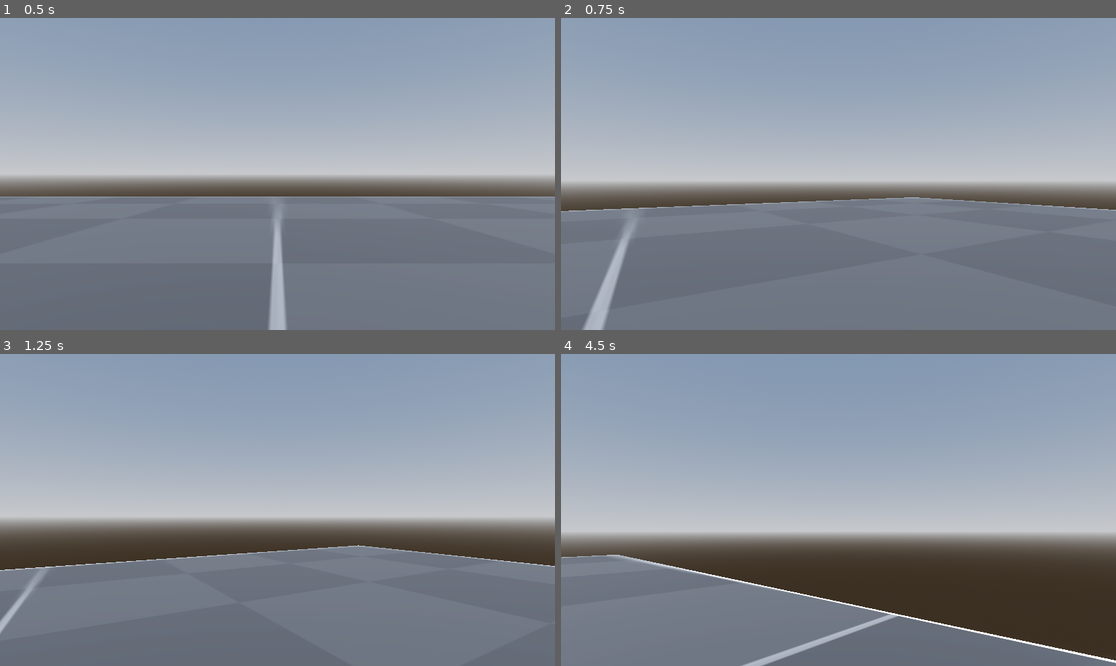
Above: before the commit, frames 1-4 (two rows, left to right).
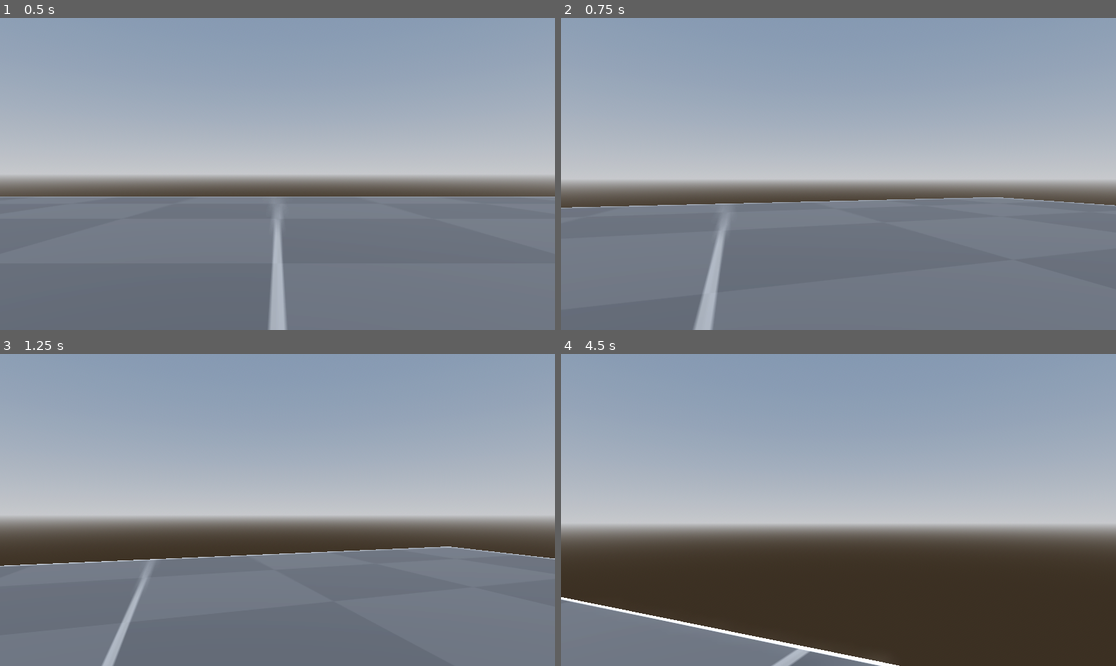
Above: after the commit, the same moments.

Repository: PurplePerpule/IndieHubJam
Game: Godot game, scene res://level/test.tscn
Same seed, same stepped clock (60 frames per second), same inputs: the game is played once before the commit and once after it. The project has no main scene, so this scene is started directly.
Inputs (mouse positions are in pixels of both pictures, inside the frame that each line leads up to):
- Up to frame 1 (0.5 s): no input
- Up to frame 2 (0.75 s): move the mouse to (866, 174) at 0.52 s; hold W (move_forward) from 0.53 s (still down); tap E (interact, bound only after the commit) at 0.6 s
- Up to frame 3 (1.25 s): keep holding W (move_forward); tap Space (jump) at 0.77 s
- Up to frame 4 (4.5 s): keep holding W (move_forward); move the mouse to (810, 510) at 1.27 s; tap Shift (sprint) at 1.35 s; tap Space (jump) at 1.52, 3.02, 3.77 s; tap E (interact, bound only after the commit) at 1.55, 2.1, 2.85, 3.8, 4.35 s; move the mouse to (849, 503) at 2.02 s; move the mouse to (832, 516) at 2.77 s; move the mouse to (877, 513) at 3.52 s; hold Shift (sprint) 3.53-4.28 s; move the mouse to (794, 506) at 4.27 s

Frame 1 is identical in both runs. In frame 2, 2.6% of the frame differs, in the area x 0-100%, y 57-100%; in frame 3, 2.2%; in frame 4, 22%, in the area x 0-100%, y 54-100%.
Error after the commit: Invalid call. Nonexistent function 'is_action_just_pressed' in base 'InputEventMouseMotion'. (res://Scripts/player.gd:87)

Commit message:
add interact system

Diff:
--- a/pluto's-dance/Scenes/narkoman.tscn
+++ b/pluto's-dance/Scenes/narkoman.tscn
@@ -14,6 +14,11 @@
 [node name="Camera" type="Camera3D" parent="CameraPivot"]
 fov = 53.3672
 
+[node name="RayCast3D" type="RayCast3D" parent="CameraPivot"]
+transform = Transform3D(1, 0, 0, 0, -4.37114e-08, 1, 0, -1, -4.37114e-08, 0, 0, 0)
+target_position = Vector3(0, 3, 0)
+debug_shape_custom_color = Color(0.545098, 0, 0.545098, 1)
+
 [node name="CollisionShape3D" type="CollisionShape3D" parent="."]
 transform = Transform3D(1, 0, 0, 0, 1, 0, 0, 0, 1, 0, 1, 0)
 shape = SubResource("CapsuleShape3D_lrd5i")
--- a/pluto's-dance/Scripts/player.gd
+++ b/pluto's-dance/Scripts/player.gd
@@ -5,29 +5,35 @@
 @export var sprint_speed = 8.0
 @export var jump_velocity = 4.5
 @export var mouse_sensitivity = 0.3
+@export var throw_force = 10.0  # Сила броска
+
+
 
 # Настройки камеры
 @onready var camera_pivot = $CameraPivot
 @onready var camera = $CameraPivot/Camera
+@onready var raycast = $CameraPivot/RayCast3D
 
 # Гравитация из настроек проекта
 var gravity = ProjectSettings.get_setting("physics/3d/default_gravity")
 var is_sprinting = false
+var held_object = null  # Ссылка на удерживаемый объект
+var hold_distance = 1.5  # Расстояние от камеры, на котором держится объект
 
 func _ready():
 	# Захват мыши
 	Input.set_mouse_mode(Input.MOUSE_MODE_CAPTURED)
+	print("CameraPivot: ", camera_pivot)
+	print("Camera: ", camera)
+	print("RayCast: ", raycast)
 
 func _input(event):
-	# Управление камерой с помощью мыши
-	if event is InputEventMouseMotion:
-		# Поворот персонажа по горизонтали
+	# Обработка только движения мыши
+	if event is InputEventMouseMotion and camera_pivot:
 		rotate_y(deg_to_rad(-event.relative.x * mouse_sensitivity))
+		camera_pivot.rotate_x(deg_to_rad(-event.relative.y * mouse_sensitivity))
+		camera_pivot.rotation.x = clamp(camera_pivot.rotation.x, deg_to_rad(-90), deg_to_rad(90))
 
-		# Поворот камеры по вертикали
-		camera_pivot.rotate_x(deg_to_rad(-event.relative.y * mouse_sensitivity))
-		# Ограничение вертикального поворота
-		camera_pivot.rotation.x = clamp(camera_pivot.rotation.x, deg_to_rad(-90), deg_to_rad(90))
 
 func _physics_process(delta):
 	# Добавляем гравитацию
@@ -68,7 +74,32 @@
 	# Применяем движение
 	move_and_slide()
 
+	if held_object:
+		var target_pos = camera.global_transform.origin - camera.global_transform.basis.z * hold_distance
+		held_object.set_linear_velocity((target_pos - held_object.global_transform.origin) * 15)
+
 func _unhandled_input(event):
 	# Выход по ESC
 	if event.is_action_pressed("ui_cancel"):
 		Input.set_mouse_mode(Input.MOUSE_MODE_VISIBLE)
+
+	# Взаимодействие (поднять/бросить)
+	if event.is_action_just_pressed("interact"):
+		if held_object:  # Если что-то держим - бросаем
+			throw_object()
+		else:  # Пытаемся поднять
+			pick_up_object()
+
+func pick_up_object():
+	if raycast.is_colliding():
+		var collider = raycast.get_collider()
+		if collider is RigidBody3D and collider.is_in_group("pickable"):  # Проверяем, можно ли поднять
+			held_object = collider
+			held_object.freeze = false  # Убеждаемся, что объект не заморожен
+			print("Picked up: ", held_object.name)
+
+func throw_object():
+	if held_object:
+		held_object.apply_central_impulse(-camera.global_transform.basis.z * throw_force)
+		held_object = null
+		print("Thrown object")
--- a/pluto's-dance/project.godot
+++ b/pluto's-dance/project.godot
@@ -13,15 +13,6 @@
 config/name="Pluto's Dance"
 config/features=PackedStringArray("4.3", "Forward Plus")
 config/icon="res://icon.svg"
-
-[autoload]
-
-GlobalAudioServer="*res://Scripts/AudioServer.gd"
-
-[display]
-
-window/size/viewport_width=1920
-window/size/viewport_height=1080
 
 [input]
 
@@ -55,3 +46,8 @@
 "events": [Object(InputEventKey,"resource_local_to_scene":false,"resource_name":"","device":-1,"window_id":0,"alt_press …(195 unchanged characters)…
 ]
 }
+interact={
+"deadzone": 0.5,
+"events": [Object(InputEventKey,"resource_local_to_scene":false,"resource_name":"","device":-1,"window_id":0,"alt_pressed":false,"shift_pressed":false,"ctrl_pressed":false,"meta_pressed":false,"pressed":false,"keycode":0,"physical_keycode":69,"key_label":0,"unicode":101,"location":0,"echo":false,"script":null)
+]
+}
